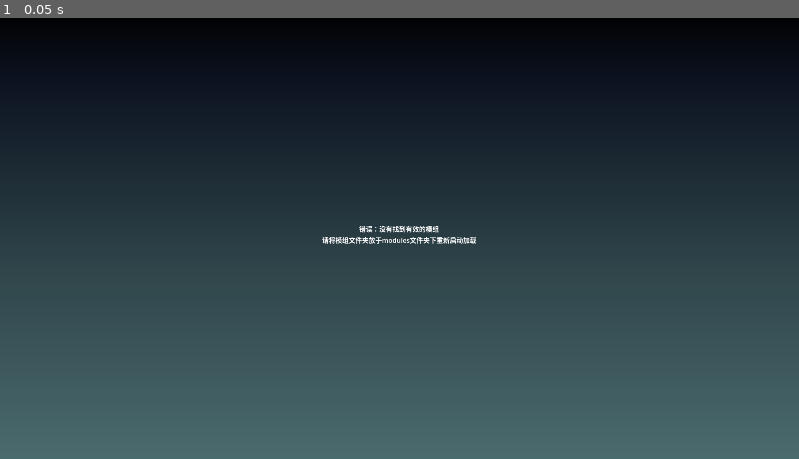
Above: before the commit, frame 1.
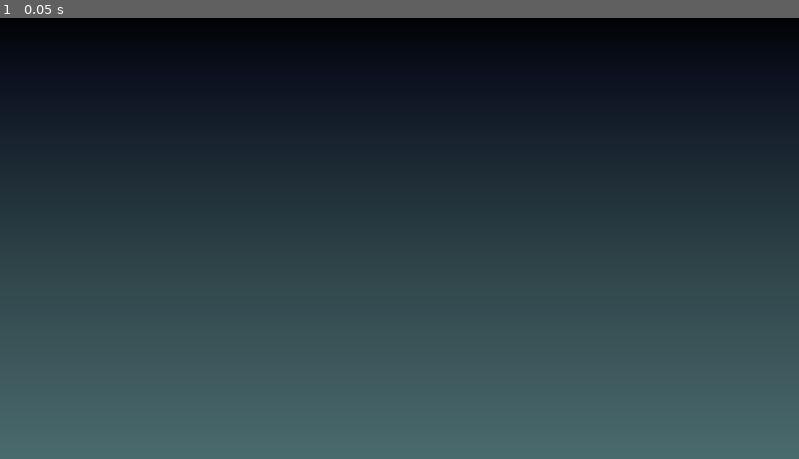
Above: after the commit, the same moment.

Repository: AmeFuriTiara/EraGodot
Game: Godot game, scene res://stage/initialization.tscn
Two runs of this game, one before a commit and one after it. Both use one fixed random seed, a clock stepped at 60 frames per second and the inputs below. The engine's default icon, where the game draws it, is replaced by a stand-in: a white triangle on a blue panel in a dark square.
Inputs:
- Up to frame 1 (0.05 s): no input

The runs differ from the first frame. In frame 1, 0.3% of the frame differs, in the area x 40-60%, y 47-52%.

Commit message:
添加：角色选区逻辑

Diff:
--- a/scripts/vanilla/global/global_function.gd
+++ b/scripts/vanilla/global/global_function.gd
@@ -7,12 +7,12 @@
 	# 检查模组文件夹是否存在
 	var folder_name = "modules"
 	var dir = DirAccess.open("user://")
-	if dir:
-		if dir.dir_exists(folder_name):
-			print_debug("检测到模组文件夹 '", folder_name, "' 存在")
+	if dir.dir_exists(folder_name):
+		print_debug("检测到模组文件夹 '", folder_name, "' 存在")
 	else:
-		print_debug("无法打开 user:// 目录")
-		return
+		dir.make_dir(folder_name)
+		print_debug("没有检测到模组文件夹，已重新创建")
+		return {}
 	# 检查模组是否存在
 	var results:Dictionary = {}
 	var folder_names = DirAccess.get_directories_at("user://modules")
@@ -152,3 +152,22 @@
 			var playing_array = GlobalVar.playing_data["text"]["ping"]
 			playing_array.reverse()
 			GlobalSignal.emit_signal("_return_event_content", playing_array)
+
+func _get_sprite_path(any:Array):
+	var pre_path = "user://modules/" + GlobalVar.now_module_name
+	match any[0]:
+		"character":
+			var back_path = GlobalVar.module_cfg["module_relate_path"]["character_sprites"]
+			var fix_path = pre_path + "/" + back_path + "/" + any[1] + "/" + any[2]
+			if DirAccess.dir_exists_absolute(fix_path):
+				var file_path = fix_path + "/" + any[1] + "_" + any[2] + ".png"
+				if FileAccess.file_exists(file_path):
+					return file_path
+		"event":
+			var back_path = GlobalVar.module_cfg["module_relate_path"]["event_sprites"]
+			var fix_path = pre_path + "/" + back_path
+			return fix_path
+		"banner":
+			var back_path = GlobalVar.module_cfg["module_relate_path"]["banner_sprites"]
+			var fix_path = pre_path + "/" + back_path
+			return fix_path
--- a/scripts/vanilla/global/global_signal.gd
+++ b/scripts/vanilla/global/global_signal.gd
@@ -8,3 +8,6 @@
 signal _ani_menu_out
 
 signal _init_load_done
+
+# 游戏运行时信号
+signal _character_status_change
--- a/scripts/vanilla/initialization.gd
+++ b/scripts/vanilla/initialization.gd
@@ -30,7 +30,6 @@
 		var icon = main_menu_icon.instantiate()
 		var image = Image.new()
 		var load_result = image.load_from_file("user://modules/" + i + "/" + check_result[i]["module_relate_path"]["logo"])
-		print("user://modules/" + i + "/" + check_result[i]["module_relate_path"]["logo"])
 		var texture = ImageTexture.create_from_image(load_result)
 		icon.get_node("IconTexture").texture = texture
 		icon.get_node("IconName").text = check_result[i]["module_name"]
--- /dev/null
+++ b/stage/buff_panel.tscn
@@ -0,0 +1,19 @@
+[gd_scene format=3 uid="uid://c3nw5tk3sdnn7"]
+
+[node name="BuffPanel" type="ColorRect" unique_id=652596727]
+self_modulate = Color(0.21230483, 0.21230483, 0.21230483, 0.54509807)
+custom_minimum_size = Vector2(50, 20)
+size_flags_horizontal = 0
+size_flags_vertical = 10
+
+[node name="BuffLabel" type="Label" parent="." unique_id=2069067130]
+layout_mode = 1
+anchors_preset = 15
+anchor_right = 1.0
+anchor_bottom = 1.0
+grow_horizontal = 2
+grow_vertical = 2
+size_flags_vertical = 10
+text = "闲逛中"
+horizontal_alignment = 1
+vertical_alignment = 1
--- /dev/null
+++ b/stage/character_unit.gd
@@ -0,0 +1,24 @@
+extends VBoxContainer
+
+var s_name:String
+var main_status:String = "闲逛中"
+
+@onready var s_texture_node = $ChracterIcon
+@onready var s_name_label = $Name
+@onready var s_buff_pool = $ChracterIcon/BuffPool
+
+@onready var buff_panel = preload("res://stage/buff_panel.tscn")
+
+func _ready() -> void:
+	GlobalSignal.connect("_init_load_done",Callable(self,"init_self"))
+
+func init_self():
+	var temp = "asari"
+	# 加载对应角色名称
+	s_name_label.text = GlobalVar.module_temp_data["character"][temp]["info"]["name"][GlobalSys.system_lang_zone]
+	# 加载对应角色头像
+	var t_path = GlobalFunc._get_sprite_path(["character",temp,"icon"])
+	if t_path != null:
+		var image = Image.new()
+		var load_result = image.load_from_file(t_path)
+		s_texture_node.texture = ImageTexture.create_from_image(load_result)
--- /dev/null
+++ b/stage/character_unit.tscn
@@ -0,0 +1,32 @@
+[gd_scene format=3 uid="uid://bc6n4rlsgc1y4"]
+
+[ext_resource type="Texture2D" uid="uid://brsendvlibuc4" path="res://resources/sprites/default_character_icon.png" id="1_5xn8n"]
+[ext_resource type="Script" uid="uid://bow08hhemapf4" path="res://stage/character_unit.gd" id="1_bhblo"]
+[ext_resource type="PackedScene" uid="uid://c3nw5tk3sdnn7" path="res://stage/buff_panel.tscn" id="3_kvxht"]
+
+[node name="CharacterUnit" type="VBoxContainer" unique_id=978689896]
+custom_maximum_size = Vector2(128, -1)
+clip_contents = true
+script = ExtResource("1_bhblo")
+
+[node name="ChracterIcon" type="TextureRect" parent="." unique_id=908773971]
+clip_contents = true
+layout_mode = 2
+texture = ExtResource("1_5xn8n")
+
+[node name="BuffPool" type="VBoxContainer" parent="ChracterIcon" unique_id=1552387750]
+layout_mode = 1
+anchors_preset = 9
+anchor_bottom = 1.0
+offset_right = 1.0
+grow_vertical = 2
+theme_override_constants/separation = -83
+alignment = 2
+
+[node name="BuffPanel" parent="ChracterIcon/BuffPool" unique_id=652596727 instance=ExtResource("3_kvxht")]
+layout_mode = 2
+
+[node name="Name" type="Label" parent="." unique_id=132264162]
+layout_mode = 2
+text = "???"
+horizontal_alignment = 1
--- a/stage/initialization.tscn
+++ b/stage/initialization.tscn
@@ -3,9 +3,8 @@
 [ext_resource type="Script" uid="uid://7gp5op5ycihu" path="res://scripts/vanilla/initialization.gd" id="1_6ip6u"]
 [ext_resource type="Script" uid="uid://c1oriramjm4lq" path="res://scripts/vanilla/mid_container.gd" id="2_jfkm7"]
 [ext_resource type="Texture2D" uid="uid://s2hpycqojrj" path="res://resources/sprites/sprite_banner_01.jpg" id="3_6qrhe"]
-[ext_resource type="Texture2D" uid="uid://slu2rc2tgcfl" path="res://resources/sprites/asari.png" id="4_v00lw"]
+[ext_resource type="PackedScene" uid="uid://bc6n4rlsgc1y4" path="res://stage/character_unit.tscn" id="4_o1hb2"]
 [ext_resource type="Script" uid="uid://bsnqtnpj5uyv5" path="res://scripts/vanilla/rich_text_pool.gd" id="5_v00lw"]
-[ext_resource type="Texture2D" uid="uid://tbtlsjgkrf5x" path="res://resources/sprites/saki.png" id="6_cr0ee"]
 
 [sub_resource type="Gradient" id="Gradient_xpom4"]
 offsets = PackedFloat32Array(0, 0.1514423, 0.5745192, 1)
@@ -217,91 +216,8 @@
 size_flags_vertical = 0
 alignment = 1
 
-[node name="CharacterUnit" type="VBoxContainer" parent="MainContainer/TripCut/Mid/MidContainer/CharacterContainer/ScrollContainer/CharacterPool" unique_id=1089339957]
-custom_maximum_size = Vector2(128, -1)
-clip_contents = true
-layout_mode = 2
-
-[node name="ChracterTemp" type="TextureRect" parent="MainContainer/TripCut/Mid/MidContainer/CharacterContainer/ScrollContainer/CharacterPool/CharacterUnit" unique_id=1024091258]
-clip_contents = true
-layout_mode = 2
-texture = ExtResource("4_v00lw")
-
-[node name="BuffPool" type="VBoxContainer" parent="MainContainer/TripCut/Mid/MidContainer/CharacterContainer/ScrollContainer/CharacterPool/CharacterUnit/ChracterTemp" unique_id=519652208]
-layout_mode = 1
-anchors_preset = 9
-anchor_bottom = 1.0
-offset_right = 1.0
-grow_vertical = 2
-theme_override_constants/separation = -83
-alignment = 2
-
-[node name="BuffPanel" type="ColorRect" parent="MainContainer/TripCut/Mid/MidContainer/CharacterContainer/ScrollContainer/CharacterPool/CharacterUnit/ChracterTemp/BuffPool" unique_id=957373409]
-self_modulate = Color(0.21230483, 0.21230483, 0.21230483, 0.54509807)
-custom_minimum_size = Vector2(50, 20)
-layout_mode = 2
-size_flags_horizontal = 0
-size_flags_vertical = 10
-
-[node name="BuffLabel" type="Label" parent="MainContainer/TripCut/Mid/MidContainer/CharacterContainer/ScrollContainer/CharacterPool/CharacterUnit/ChracterTemp/BuffPool/BuffPanel" unique_id=2042340917]
-layout_mode = 1
-anchors_preset = 15
-anchor_right = 1.0
-anchor_bottom = 1.0
-grow_horizontal = 2
-grow_vertical = 2
-size_flags_vertical = 10
-text = "闲逛中"
-horizontal_alignment = 1
-vertical_alignment = 1
-
-[node name="Name" type="Label" parent="MainContainer/TripCut/Mid/MidContainer/CharacterContainer/ScrollContainer/CharacterPool/CharacterUnit" unique_id=2110715348]
-layout_mode = 2
-text = "根绪亚纱里"
-horizontal_alignment = 1
-
-[node name="CharacterUnit2" type="VBoxContainer" parent="MainContainer/TripCut/Mid/MidContainer/CharacterContainer/ScrollContainer/CharacterPool" unique_id=2077291895]
-custom_maximum_size = Vector2(128, -1)
-clip_contents = true
-layout_mode = 2
-
-[node name="ChracterTemp" type="TextureRect" parent="MainContainer/TripCut/Mid/MidContainer/CharacterContainer/ScrollContainer/CharacterPool/CharacterUnit2" unique_id=1905919492]
-clip_contents = true
-layout_mode = 2
-texture = ExtResource("6_cr0ee")
-
-[node name="BuffPool" type="VBoxContainer" parent="MainContainer/TripCut/Mid/MidContainer/CharacterContainer/ScrollContainer/CharacterPool/CharacterUnit2/ChracterTemp" unique_id=1917807113]
-layout_mode = 1
-anchors_preset = 9
-anchor_bottom = 1.0
-offset_right = 1.0
-grow_vertical = 2
-theme_override_constants/separation = -83
-alignment = 2
-
-[node name="BuffPanel" type="ColorRect" parent="MainContainer/TripCut/Mid/MidContainer/CharacterContainer/ScrollContainer/CharacterPool/CharacterUnit2/ChracterTemp/BuffPool" unique_id=459816]
-self_modulate = Color(0.21230483, 0.21230483, 0.21230483, 0.54509807)
-custom_minimum_size = Vector2(50, 20)
-layout_mode = 2
-size_flags_horizontal = 0
-size_flags_vertical = 10
-
-[node name="BuffLabel" type="Label" parent="MainContainer/TripCut/Mid/MidContainer/CharacterContainer/ScrollContainer/CharacterPool/CharacterUnit2/ChracterTemp/BuffPool/BuffPanel" unique_id=1048582057]
-layout_mode = 1
-anchors_preset = 15
-anchor_right = 1.0
-anchor_bottom = 1.0
-grow_horizontal = 2
-grow_vertical = 2
-size_flags_vertical = 10
-text = "闲逛中"
-horizontal_alignment = 1
-vertical_alignment = 1
-
-[node name="Name" type="Label" parent="MainContainer/TripCut/Mid/MidContainer/CharacterContainer/ScrollContainer/CharacterPool/CharacterUnit2" unique_id=1287938050]
-layout_mode = 2
-text = "花海咲季"
-horizontal_alignment = 1
+[node name="CharacterUnit" parent="MainContainer/TripCut/Mid/MidContainer/CharacterContainer/ScrollContainer/CharacterPool" unique_id=978689896 instance=ExtResource("4_o1hb2")]
+layout_mode = 2
 
 [node name="CharacterDetail" type="HBoxContainer" parent="MainContainer/TripCut/Mid/MidContainer/CharacterContainer" unique_id=1838600584]
 clip_contents = true
@@ -588,7 +504,7 @@
 [node name="Copyrights" type="Label" parent="MainContainer/TripCut/Mid/MidContainer" unique_id=1099057197]
 layout_mode = 2
 size_flags_vertical = 8
-text = "parrot_sbr@2026"
+text = "AmeFuri Tiara@2026"
 horizontal_alignment = 1
 
 [node name="Right" type="TextureRect" parent="MainContainer/TripCut" unique_id=554789731]
Binary file removed: resources/sprites/asari.png
Not shown, removed: resources/sprites/asari.png.import
Binary file added: resources/sprites/default_character_icon.png
Not shown, changed: resources/sprites/default_character_icon.png.import
Binary file removed: resources/sprites/kotone.png
Binary file removed: resources/sprites/saki.png
Not shown, removed: resources/sprites/saki.png.import
Not shown, added: stage/character_unit.gd.uid
